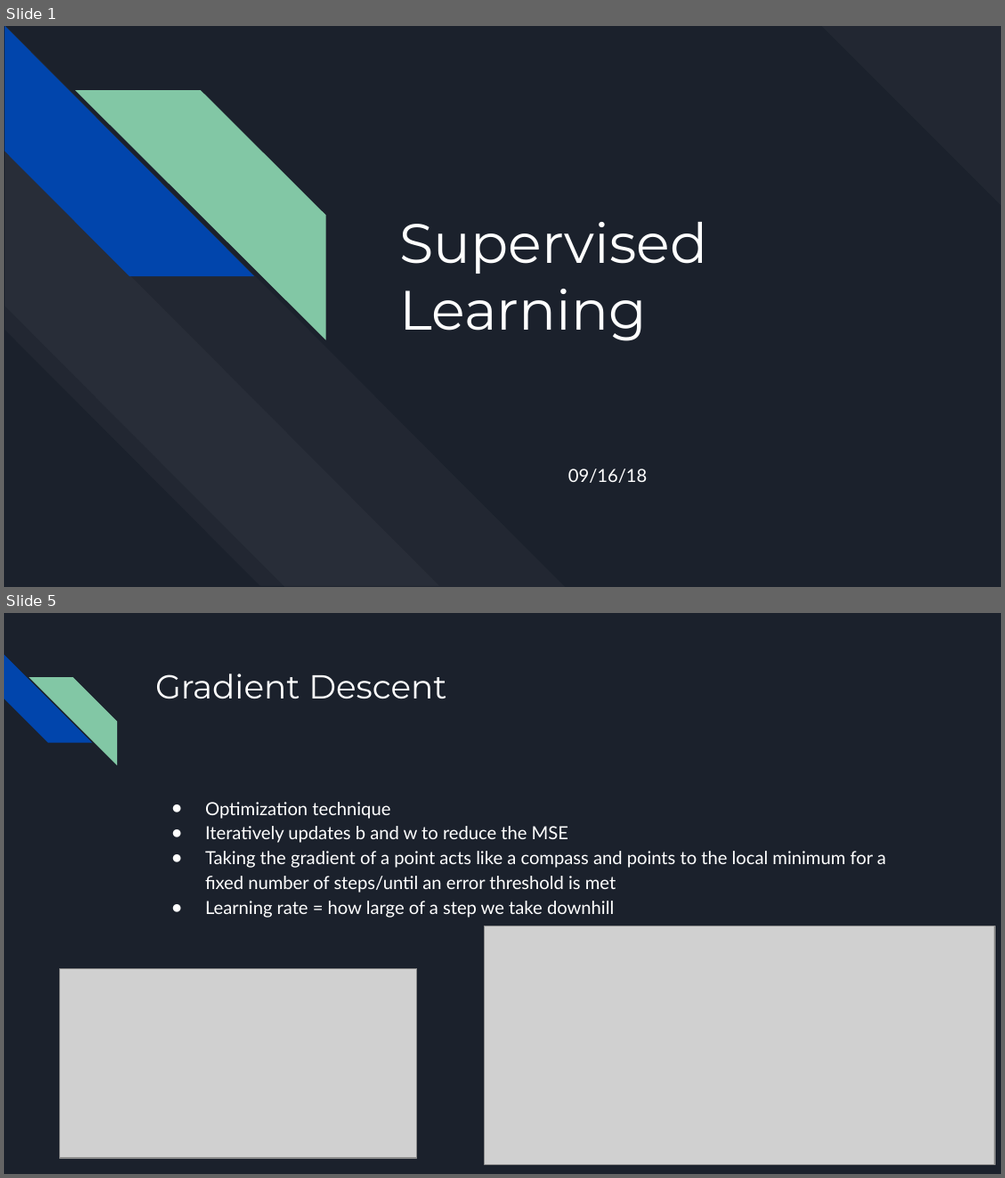
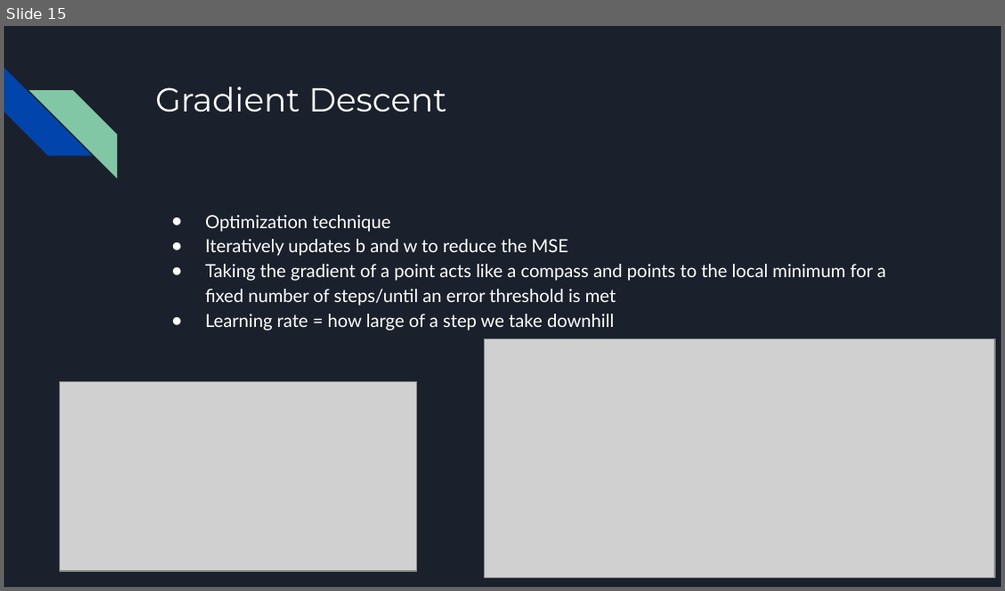
Before and after one commit to ADSA-UIUC/advanced-workshops, a slide deck: 03_linear_regression/Supervised Learning.pptx. Shown one above the other, each under a label of ours: slides 1 and 5 before the commit, slide 15 after it; the slides between them are not shown. The pictures are 1005x1178 and 1005x591 pixels, drawn with LibreOffice and Linux fonts; fonts in the diff are those of the drawing; grey boxes stand for pictures. Boxes give left, top, right and bottom in pixels: in the first picture for what was removed or moved away, otherwise in the second. Text is boxed around its words. In the diff, an @@ line names an element or a change of style, - is before the commit and + after.

```diff
--- a/03_linear_regression/Supervised Learning.pptx
+++ b/03_linear_regression/Supervised Learning.pptx
@@ slide 1 removed at (4, 26, 1001, 587), background #1B212C @@
@@ diag stripe removed at (821, 26, 1001, 206) @@
@@ group removed at (4, 27, 566, 586): 4 diag stripes @@
@@ title removed at (399, 222, 707, 341) @@
-Supervised Learning
@@ subtitle removed at (568, 468, 647, 483) @@
-09/16/18
@@ what was slide 5 is now slide 15 @@
```
Also in this commit, not shown: 2 slides changed, 12 slides added, 1 other slide removed.
